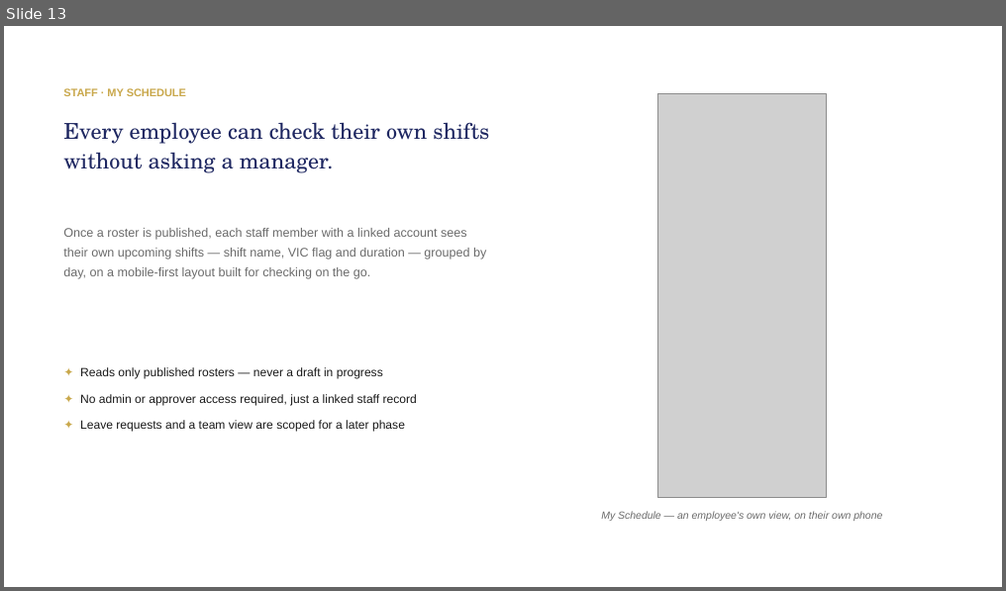
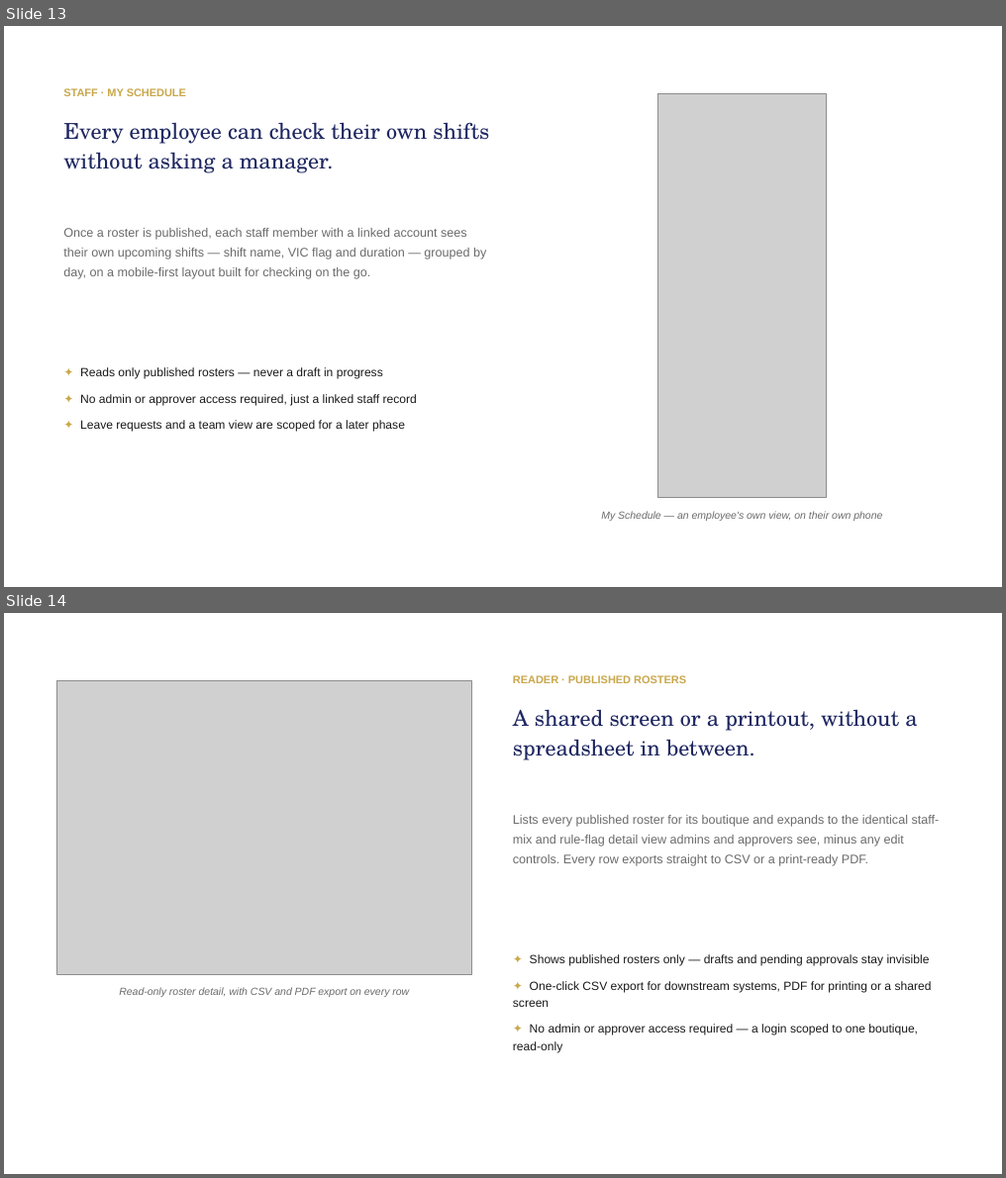
Before and after one commit to ohtiek/roster-app, a slide deck: frontend/public/introduction/product-overview.pptx. Shown one above the other, each under a label of ours: slide 13 before the commit, slides 13 and 14 after it. The pictures are 1006x591 and 1006x1178 pixels, drawn with LibreOffice and Linux fonts; fonts in the diff are those of the drawing; grey boxes stand for pictures. Boxes give left, top, right and bottom in pixels: in the first picture for what was removed or moved away, otherwise in the second. Text is boxed around its words. In the diff, an @@ line names an element or a change of style, - is before the commit and + after.

```diff
--- a/frontend/public/introduction/product-overview.pptx
+++ b/frontend/public/introduction/product-overview.pptx
@@ slide 14 added at box(4, 613, 1002, 1174), background #FFFFFF @@
@@ picture added at box(56, 680, 472, 974) @@
@@ text added at box(513, 675, 686, 683), 10.5 pt, text #C9A84C, bold @@
+READER · PUBLISHED ROSTERS
@@ text added at box(513, 709, 917, 761), 21 pt, text #1E2761 @@
+A shared screen or a printout, without a spreadsheet in between.
@@ text added at box(513, 815, 940, 866), 12 pt, text #6B6B6B @@
+Lists every published roster for its boutique and expands to the identical staff-mix and rule-flag detail view admins and approvers see, minus any edit controls. Every row exports straight to CSV or a print-ready PDF.
@@ text added at box(513, 955, 932, 1053), 11.5 pt, text #1A1A1A @@
+✦ Shows published rosters only — drafts and pending approvals stay invisible
+✦ One-click CSV export for downstream systems, PDF for printing or a shared screen
+✦ No admin or approver access required — a login scoped to one boutique, read-only
@@ text added at box(119, 987, 409, 997), 10 pt, text #6B6B6B, italic @@
+Read-only roster detail, with CSV and PDF export on every row
```
Also in this commit, not shown: 4 slides changed, 3 other files.
